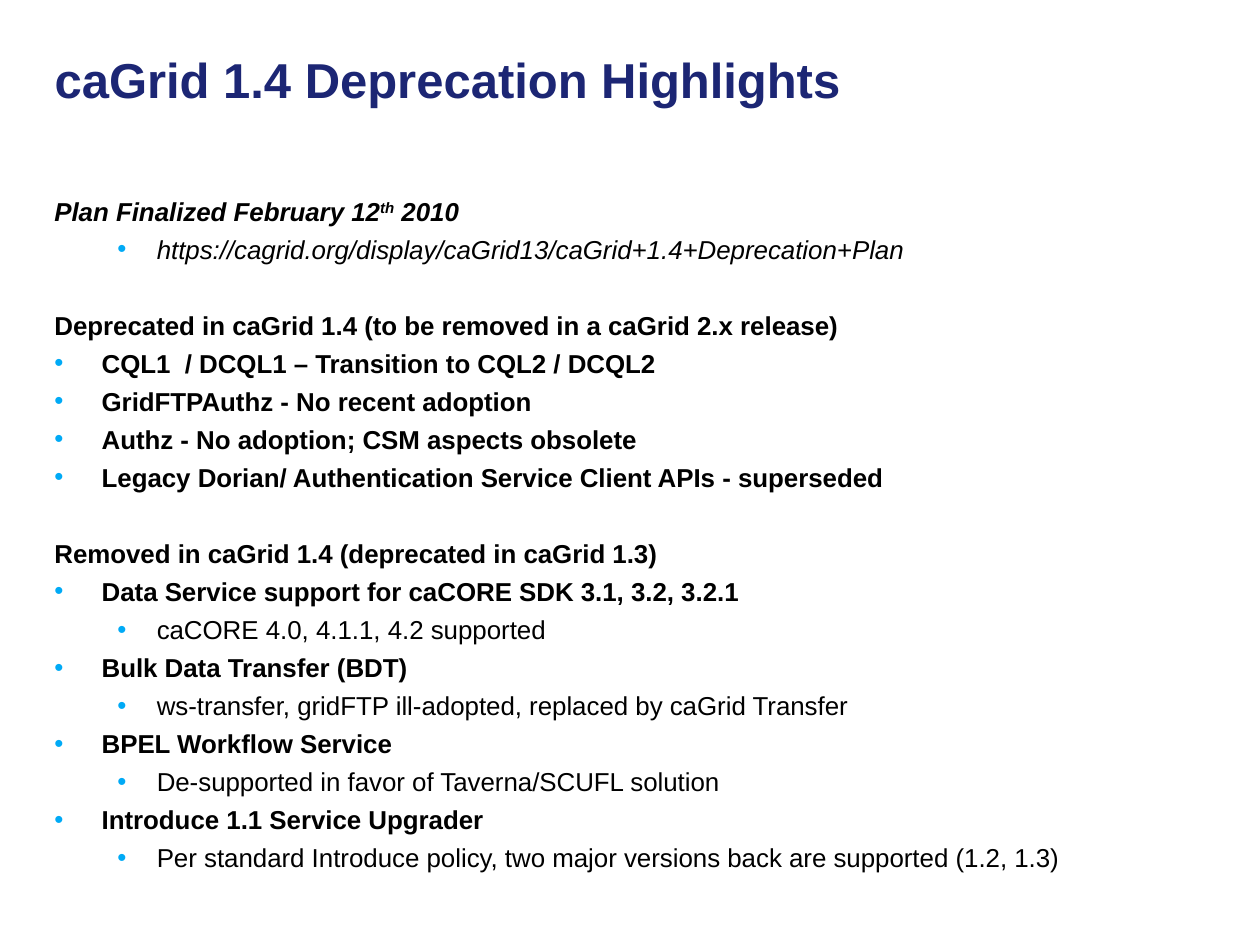
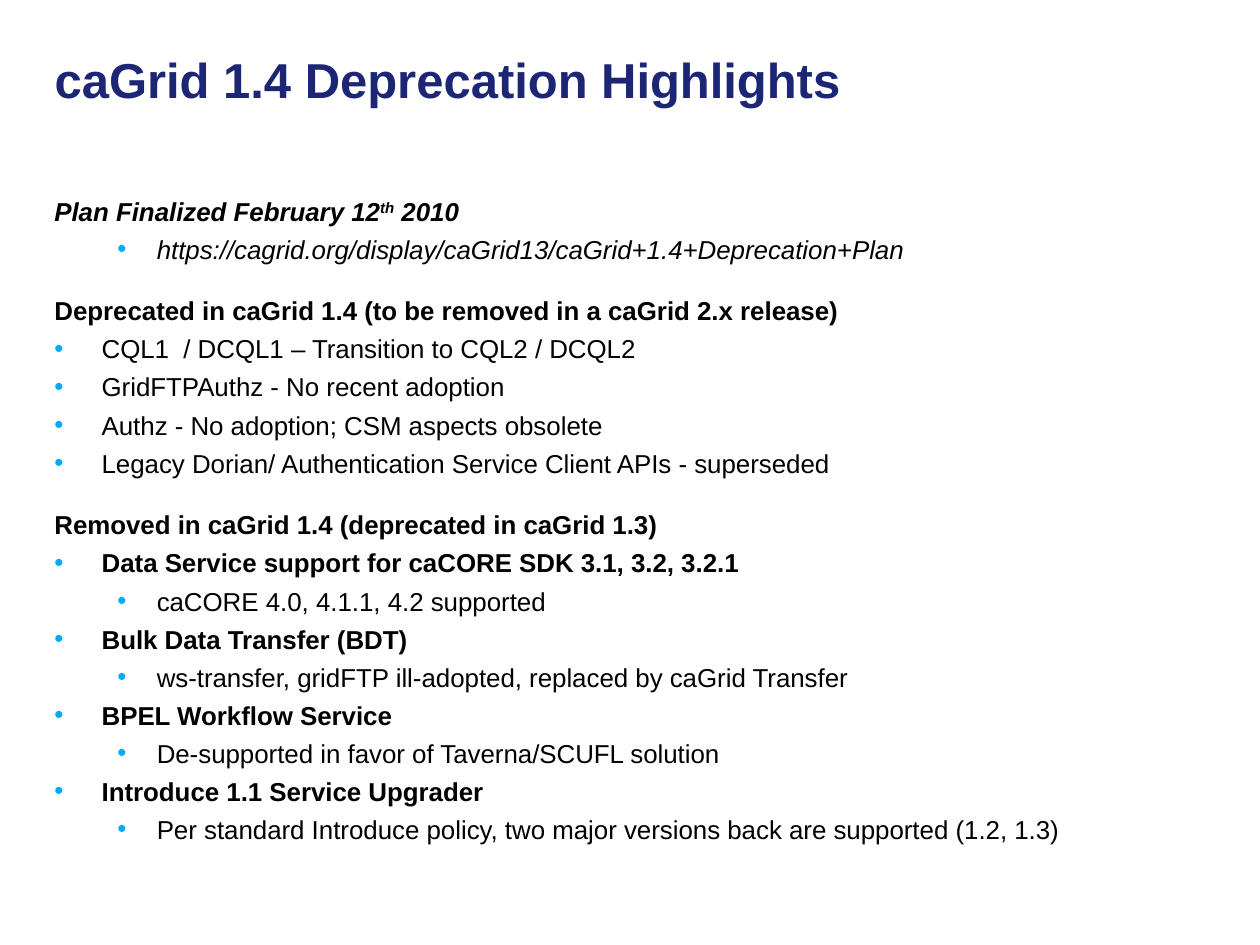
Before and after one commit to NCIP/cagrid-docs, a slide deck: slide 15 of general/presentations/overview/caGrid-Overview-and-Roadmap-GlobusWorld2010.ppt. Drawn at 1260x945 pixels with LibreOffice and Linux fonts; fonts in the diff are those of the drawing; background and template pictures are left out. Boxes give left, top, right and bottom in pixels: in the first picture for what was removed or moved away, otherwise in the second. Text is boxed around its words. In the diff, an @@ line names an element or a change of style, - is before the commit and + after.

```diff
--- a/general/presentations/overview/caGrid-Overview-and-Roadmap-GlobusWorld2010.ppt
+++ b/general/presentations/overview/caGrid-Overview-and-Roadmap-GlobusWorld2010.ppt
@@ text at (102, 339, 829, 479): bold off in "CQL1 / DCQL1 – Transition to CQL2 ...", "GridFTPAuthz - No recent adoption", "Authz - No adoption; CSM aspects obsolete", "Legacy Dorian/ Authentication Service Client APIs - ..." @@
```
Also in this commit, not shown: 3 other slides changed, 1 slide added, 2 slides removed.
